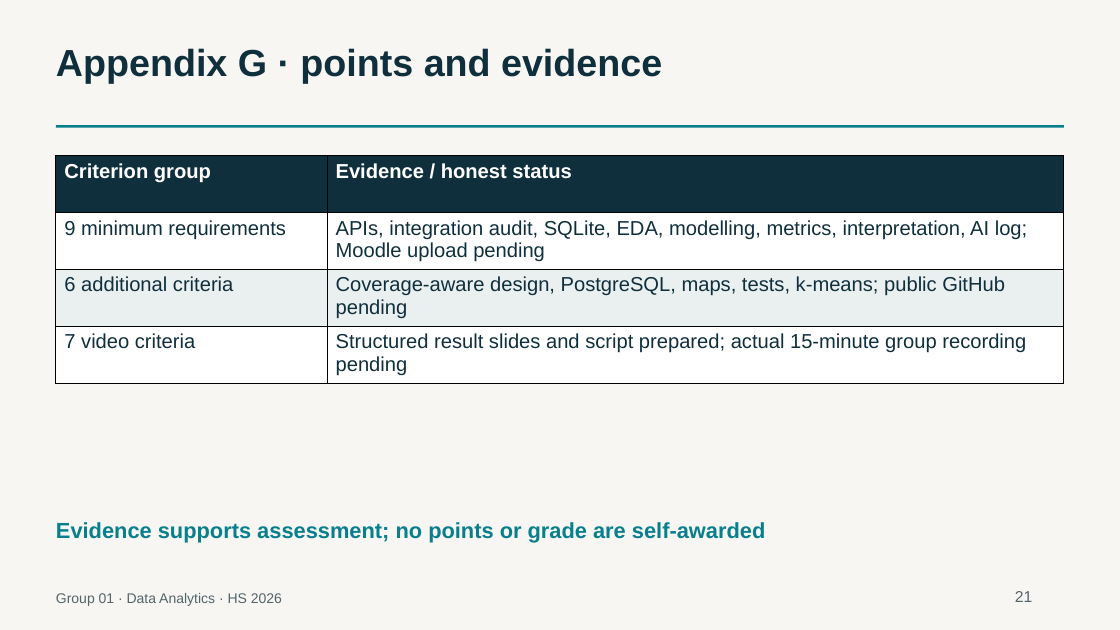
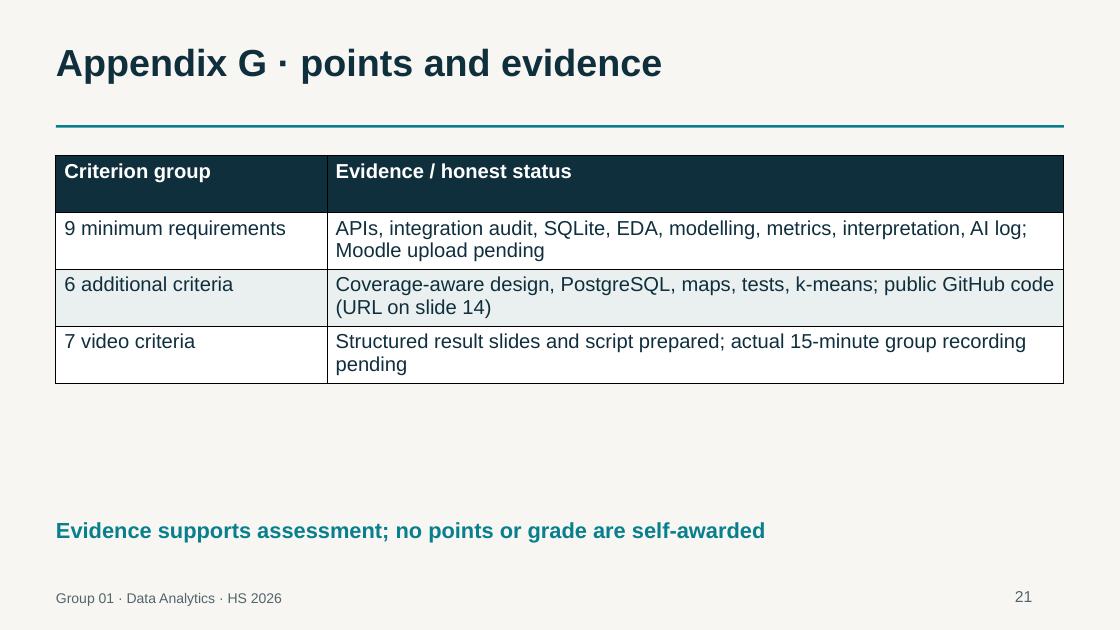
Before and after one commit to elshaklo/swiss-mobile-divide-group01, a slide deck: slide 21 of presentation_group_01.pptx. Drawn at 1120x630 pixels with LibreOffice and Linux fonts; fonts in the diff are those of the drawing. Boxes give left, top, right and bottom in pixels: in the first picture for what was removed or moved away, otherwise in the second. Text is boxed around its words. In the diff, an @@ line names an element or a change of style, - is before the commit and + after.

Commit message:
Link verified public repository in presentation and handover

```diff
--- a/presentation_group_01.pptx
+++ b/presentation_group_01.pptx
@@ table at [56,155,1065,383] @@
-row 3, column 2: Coverage-aware design, PostgreSQL, maps, tests, k-means; public GitHub pending
+row 3, column 2: Coverage-aware design, PostgreSQL, maps, tests, k-means; public GitHub code (URL on slide 14)
```
Also in this commit, not shown: 1 other slide changed, 8 other files.
